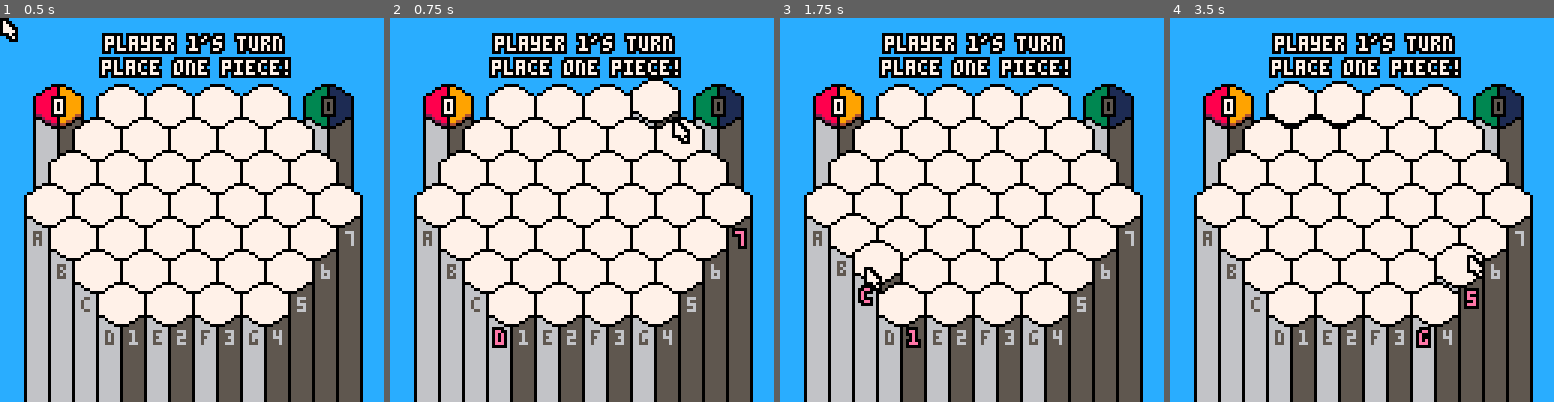
Above: before the commit, frames 1-4 (left to right).
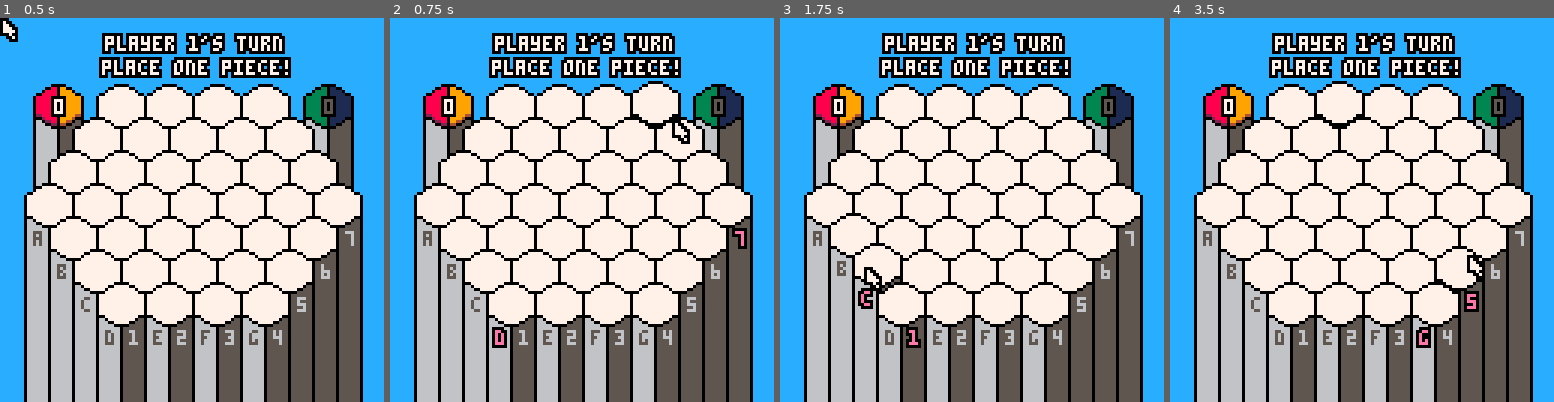
Above: after the commit, the same moments.

Repository: austin-m2/PICO-8-Carts
Game: PICO-8 cartridge bloom.p8
The game is run twice, just before and just after one commit, with the same random seed, the same clock (stepped at 60 frames per second) and the same inputs.
Inputs (mouse positions are in pixels of both pictures, inside the frame that each line leads up to):
- Up to frame 1 (0.5 s): tap X (X key) at 0.33 s
- Up to frame 2 (0.75 s): click (670, 121) at 0.67 s; tap O (Z key) at 0.7 s
- Up to frame 3 (1.75 s): tap X (X key) at 1.07 s; click (826, 267) at 1.22 s; hold Right from 1.6 s (still down); tap O (Z key) at 1.7 s
- Up to frame 4 (3.5 s): click (1277, 114) at 1.77 s; tap X (X key) at 1.85, 2.97 s; release Right at 2.1 s; tap O (Z key) every 0.4 s from 2.1 to 3.3 s; hold Up 2.15-2.42 s; click (1342, 259) at 2.32 s; hold Right 2.47-3.03 s; click (1404, 106) at 2.87 s; hold Left from 3.08 s (still down); click (1465, 256) at 3.42 s

Frame 1 is identical in both runs. In frame 2, 0.4% of the frame differs, in the area x 62-76%, y 15-29%; in frame 3, 0.4%; in frame 4, 0.8%, in the area x 25-83%, y 16-77%.

Commit message:
Update bloom.p8
Improved legibility by raising tiles of the player whose turn it is

Diff:
--- a/bloom.p8
+++ b/bloom.p8
@@ -536,8 +536,16 @@
   --lerp all cells towards their default location
   i = 1
   for value in all(cells) do
-   value.y = lerp(value.y, cell_coords[i][2] - .9, 0.06)
-   i+=1
+    local index = index_to_board_coords(i)
+    if ((gamestate == "turn1" or gamestate == "player1") and (board[index[1]][index[2]] == 1 or board[index[1]][index[2]] == 2)) then
+      value.y = lerp(value.y, cell_coords[i][2] - 3, 0.06)
+    elseif (gamestate == "player2" and (board[index[1]][index[2]] == 3 or board[index[1]][index[2]] == 4)) then
+      value.y = lerp(value.y, cell_coords[i][2] - 3, 0.06)
+    else
+      value.y = lerp(value.y, cell_coords[i][2] - .9, 0.06)
+    end
+
+    i+=1
   end
 
   --lerp the cell under the mouse upward
@@ -546,7 +554,7 @@
   --if there is a tile there, don't lerp upward
   local index = index_to_board_coords(closestcell)
   if (board[index[1]][index[2]] != 0) return
-  cells[closestcell].y = lerp(cells[closestcell].y, cell_coords[closestcell][2] - 6, 0.04)
+  cells[closestcell].y = lerp(cells[closestcell].y, cell_coords[closestcell][2] - 7, 0.015)
 
   --push the cell downward when you click
   if (is_pressed(6)) then
